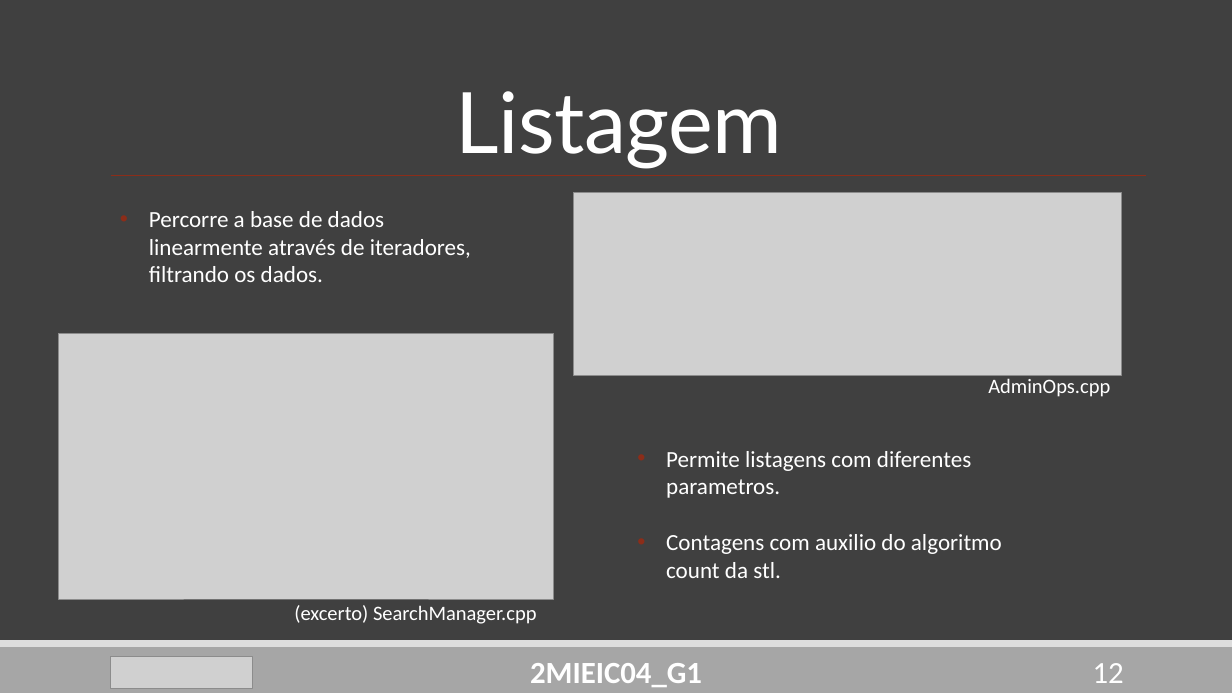
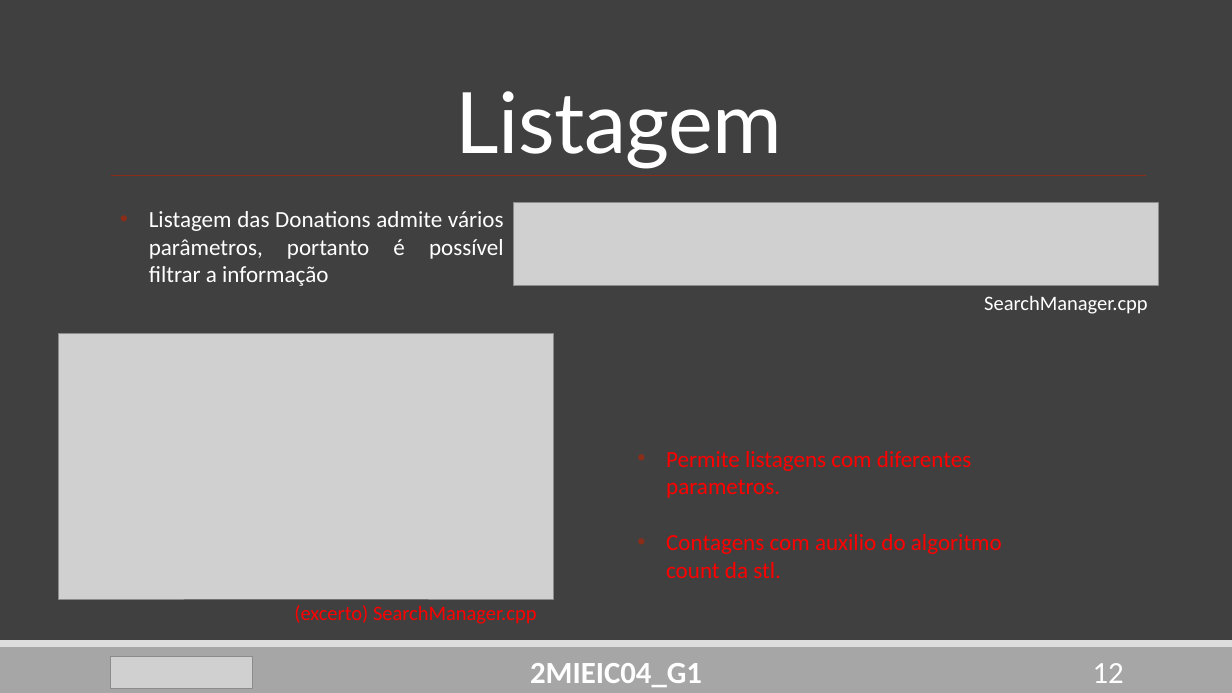
Before and after one commit to DoStini/FEUP-AEDA-proj, a slide deck: slide 12 of StreamZ__P2.pptx. Drawn at 1232x693 pixels with LibreOffice and Linux fonts; fonts in the diff are those of the drawing; grey boxes stand for pictures. Boxes give left, top, right and bottom in pixels: in the first picture for what was removed or moved away, otherwise in the second. Text is boxed around its words. In the diff, an @@ line names an element or a change of style, - is before the commit and + after.

Commit message:
Donations pp done

```diff
--- a/StreamZ__P2.pptx
+++ b/StreamZ__P2.pptx
@@ picture added at (x1=513, y1=202, x2=1158, y2=286) @@
@@ picture removed at (x1=573, y1=192, x2=1121, y2=376) @@
@@ text at (x1=149, y1=211, x2=504, y2=286): text changed @@
-• Percorre a base de dados linearmente através de iteradores, filtrando os dados.
+• Listagem das Donations admite vários parâmetros, portanto é possível filtrar a informação
@@ text at (x1=984, y1=295, x2=1148, y2=314): text changed @@
-AdminOps.cpp
+SearchManager.cpp
@@ text "Permite listagens com diferentes parametros." at (x1=666, y1=451, x2=1002, y2=578): text colour #FFFFFF to #FF0000 @@
@@ text "(excerto) SearchManager.cpp" at (x1=294, y1=605, x2=537, y2=624): text colour #FFFFFF to #FF0000 @@
```
Also in this commit, not shown: 11 other slides changed, 2 other files.
